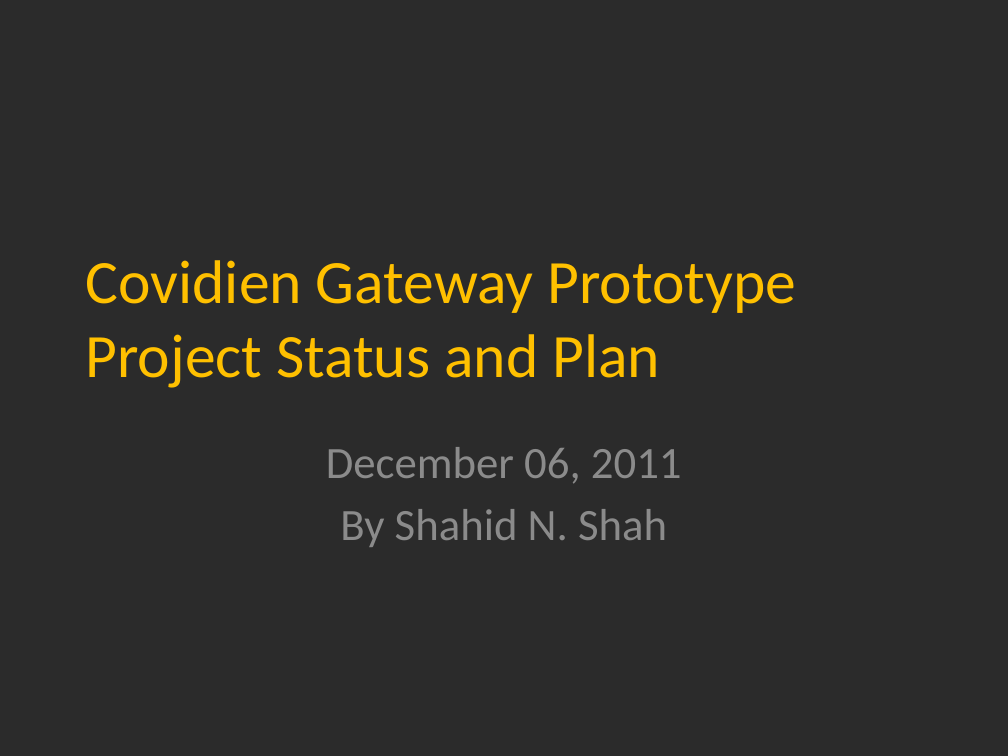
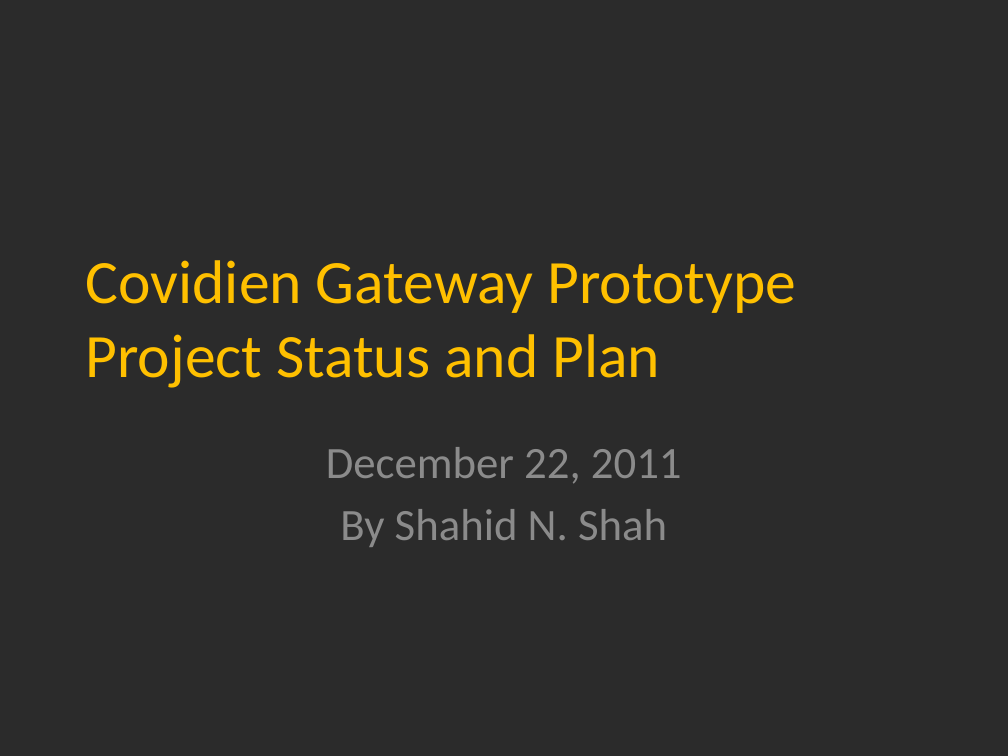
Before and after one commit to netspective/fluent, a slide deck: slide 1 of support/documents/Covidien Gateway Prototype Project Status and Plan.pptx. Drawn at 1008x756 pixels with LibreOffice and Linux fonts; fonts in the diff are those of the drawing; background and template pictures are left out; a plain dark background stands for a picture behind light text. Boxes give left, top, right and bottom in pixels: in the first picture for what was removed or moved away, otherwise in the second. Text is boxed around its words. In the diff, an @@ line names an element or a change of style, - is before the commit and + after.

```diff
--- a/support/documents/Covidien Gateway Prototype Project Status and Plan.pptx
+++ b/support/documents/Covidien Gateway Prototype Project Status and Plan.pptx
@@ subtitle at <box>326,447,682,484</box>: text changed @@
-December 06, 2011
+December 22, 2011
```
Also in this commit, not shown: 2 other slides changed, 7 slides added, 8 other files.
